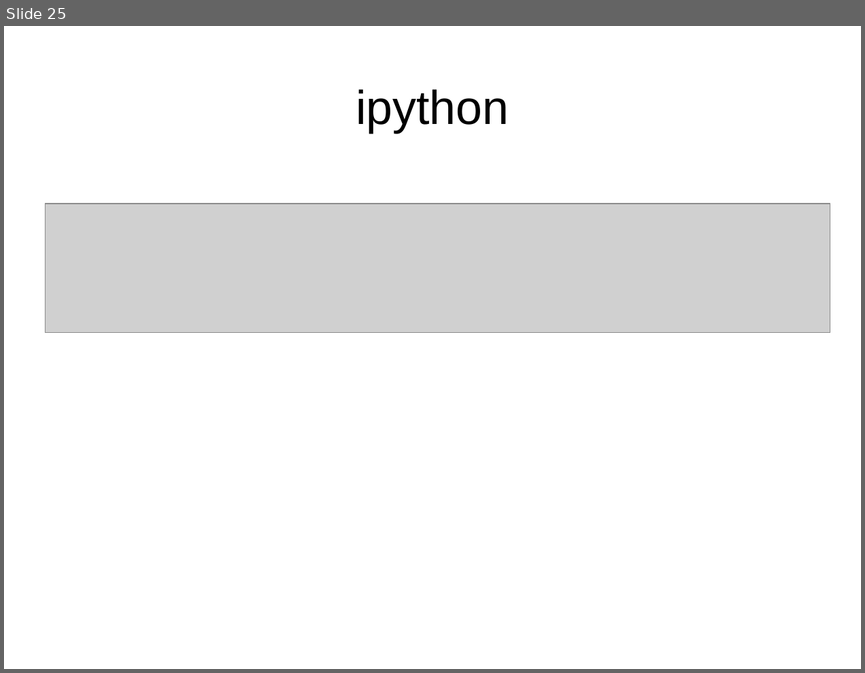
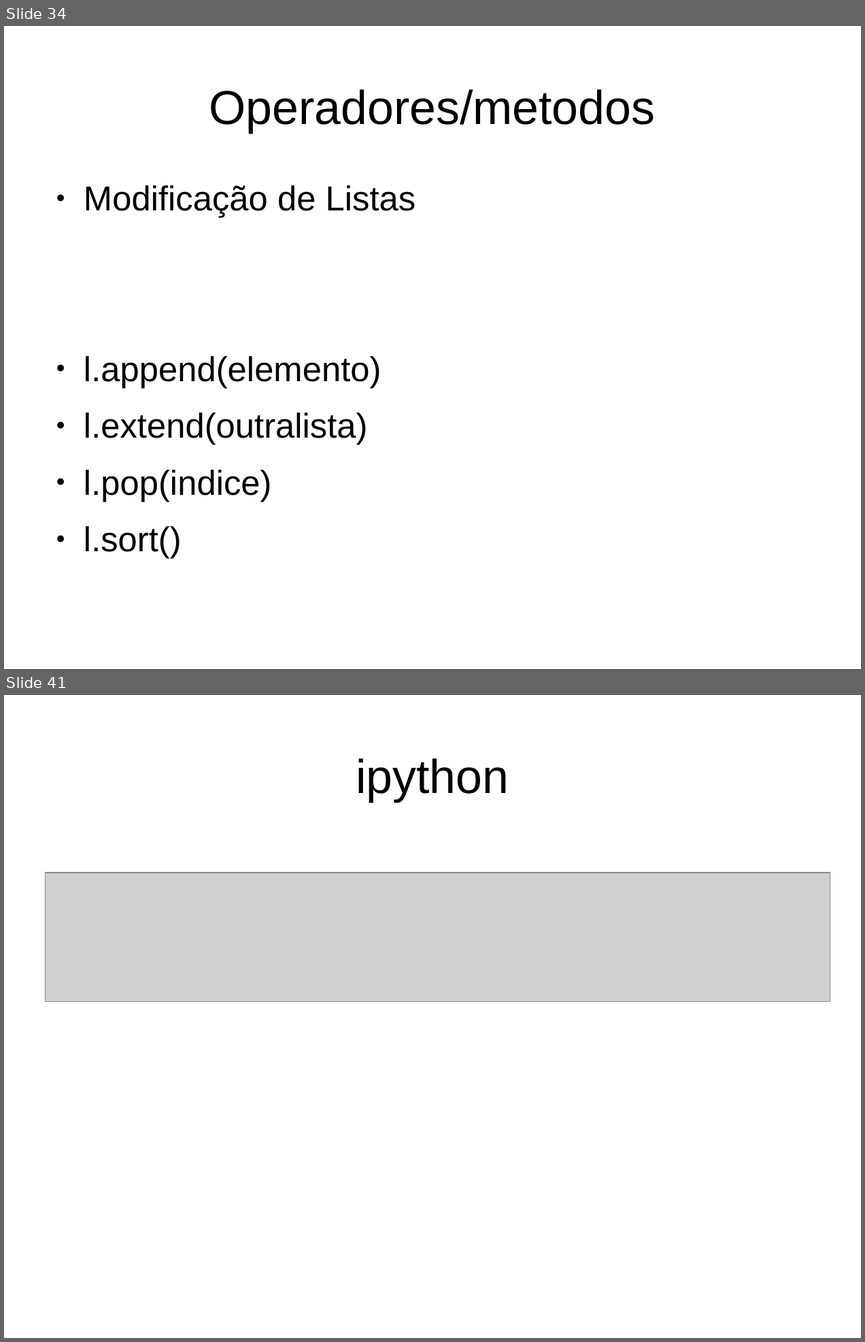
Before and after one commit to iurisegtovich/CursoSciPySEQ2018, a slide deck: arquivos_office/curso_RESUMO.odp. Shown one above the other, each under a label of ours: slide 25 before the commit, slides 34 and 41 after it; the slides between them are not shown. The pictures are 865x673 and 865x1342 pixels, drawn with LibreOffice and Linux fonts; fonts in the diff are those of the drawing; grey boxes stand for pictures. Boxes give left, top, right and bottom in pixels: in the first picture for what was removed or moved away, otherwise in the second. Text is boxed around its words. In the diff, an @@ line names an element or a change of style, - is before the commit and + after.

```diff
--- a/arquivos_office/curso_RESUMO.odp
+++ b/arquivos_office/curso_RESUMO.odp
@@ slide 34 added at (4,26,861,669), background #FFFFFF @@
@@ title added at (209,89,655,133), 44 pt, text #000000 @@
+Operadores/metodos
@@ text added at (84,185,416,558), 32 pt, text #000000 @@
+● Modificação de Listas
+● l.append(elemento)
+● l.extend(outralista)
+● l.pop(indice)
+● l.sort()
@@ what was slide 25 is now slide 41 @@
```
Also in this commit, not shown: 18 other slides added, 3 slides removed, 1 other file.
